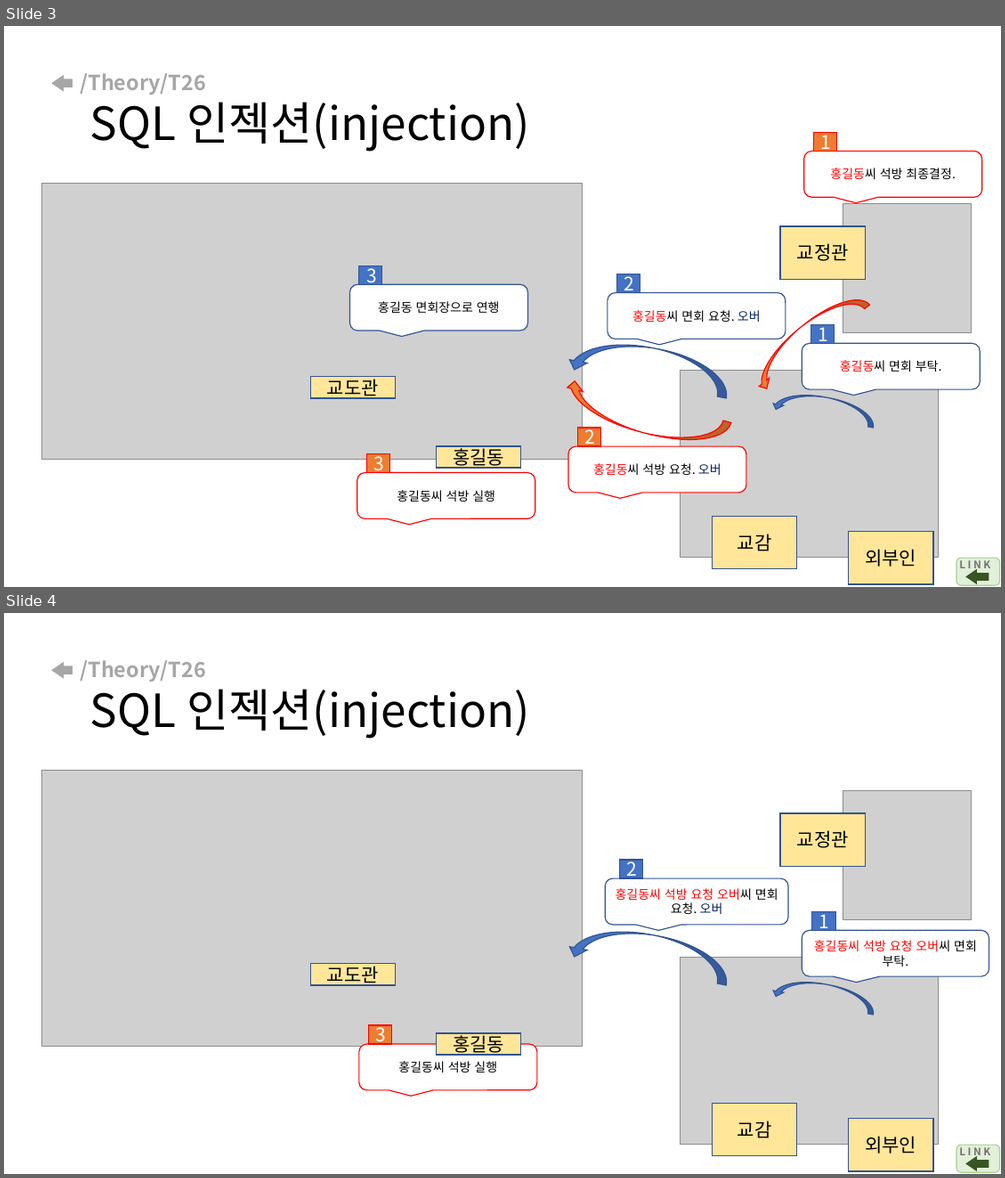
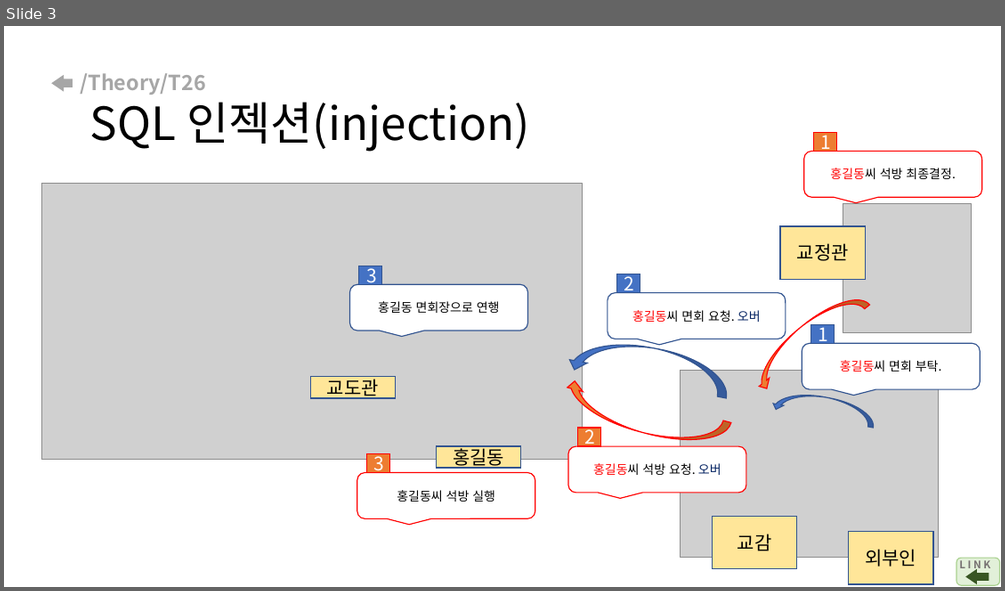
Before and after one commit to arizona95/CyberTraining, a slide deck: Lecture/Cybersecurity_for_national_Defense_23_2/국방사이버보안_3강.pptx. Shown one above the other, each under a label of ours: slides 3 and 4 before the commit, slide 3 after it. The pictures are 1005x1178 and 1005x591 pixels, drawn with LibreOffice and Linux fonts; fonts in the diff are those of the drawing; grey boxes stand for pictures. Boxes give left, top, right and bottom in pixels: in the first picture for what was removed or moved away, otherwise in the second. Text is boxed around its words. In the diff, an @@ line names an element or a change of style, - is before the commit and + after.

```diff
--- a/Lecture/Cybersecurity_for_national_Defense_23_2/국방사이버보안_3강.pptx
+++ b/Lecture/Cybersecurity_for_national_Defense_23_2/국방사이버보안_3강.pptx
@@ slide 4 removed at (4,613,1001,1174), background #FFFFFF @@
@@ right arrow removed at (51,662,72,679) @@
@@ title removed at (80,660,530,738) @@
-/Theory/T26
-SQL 인젝션(injection)
@@ picture removed at (41,770,582,1046) @@
@@ picture removed at (842,791,971,920) @@
@@ rectangle removed at (780,813,866,866) @@
-교정관
@@ rounded speech box removed at (606,878,788,925) @@
-홍길동씨 석방 요청 오버씨 면회 요청. 오버
@@ rectangle removed at (619,860,643,878) @@
-2
@@ curved right arrow removed at (566,920,733,986) @@
@@ rounded speech box removed at (802,930,989,976) @@
-홍길동씨 석방 요청 오버씨 면회 부탁.
@@ rectangle removed at (811,911,836,930) @@
-1
@@ picture removed at (680,957,938,1144) @@
@@ rectangle removed at (310,964,396,985) @@
-교도관
@@ curved right arrow removed at (770,975,876,1014) @@
@@ rectangle removed at (368,1025,391,1044) @@
-3
@@ rectangle removed at (437,1033,521,1055) @@
-홍길동
@@ rounded speech box removed at (359,1044,537,1090) @@
-홍길동씨 석방 실행
@@ rectangle removed at (712,1103,797,1155) @@
-교감
@@ rectangle removed at (849,1119,933,1171) @@
-외부인
@@ rounded rectangle removed at (956,1144,1000,1172) @@
@@ text removed at (959,1144,990,1159) @@
-L I N K
@@ right arrow removed at (966,1156,989,1171) @@
```
Also in this commit, not shown: 1 slide changed, 22 other files.
